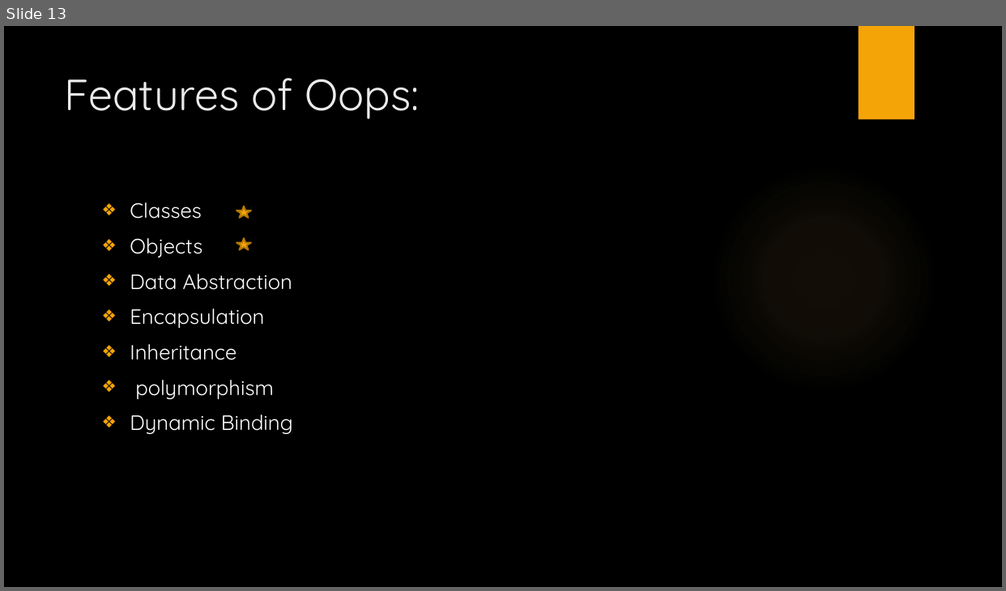
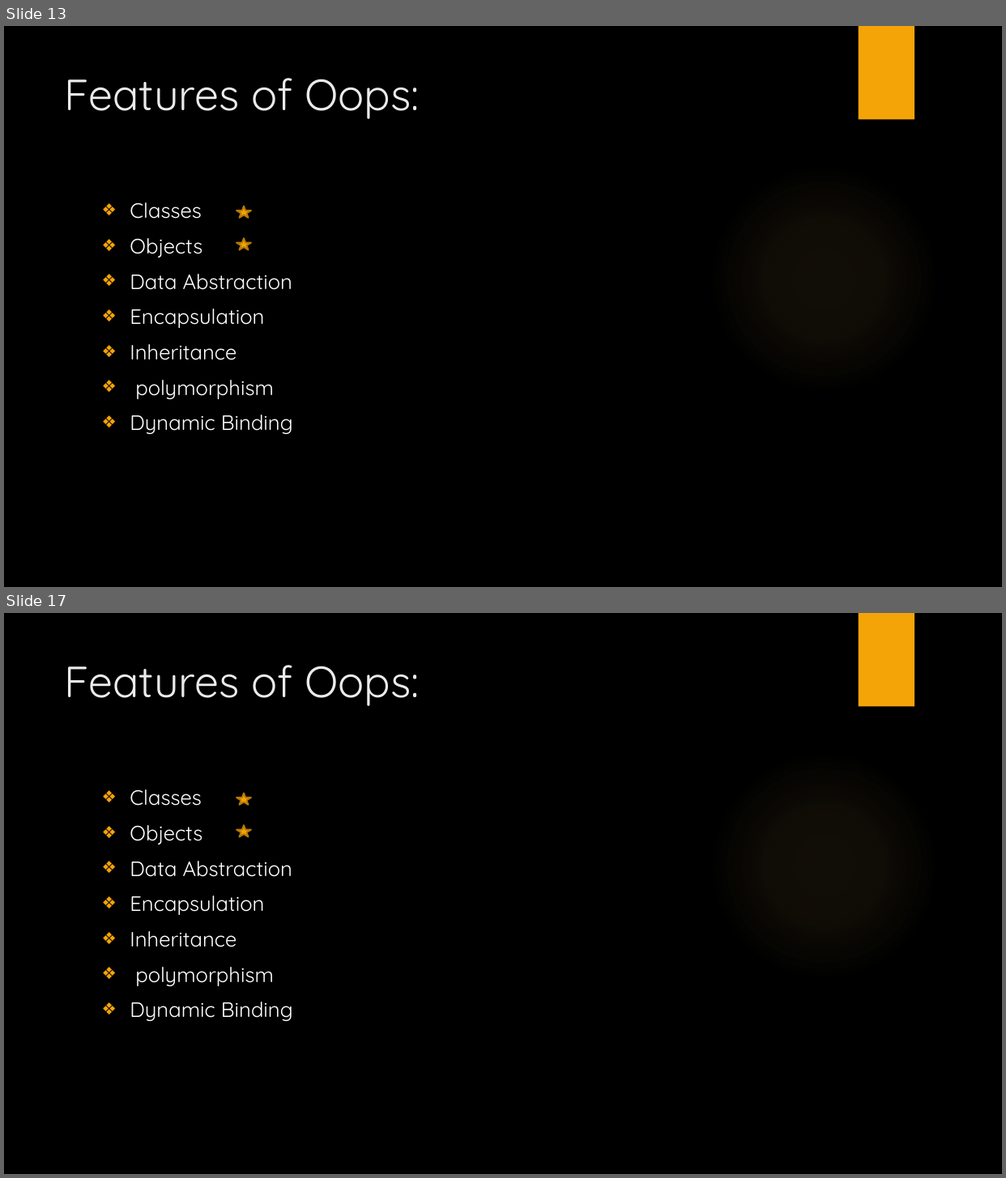
Before and after one commit to SanchitaMishra170676/javaBasics, a slide deck: Webinar.pptx. Shown one above the other, each under a label of ours: slide 13 before the commit, slides 13 and 17 after it; the slides between them are not shown. The pictures are 1006x591 and 1006x1178 pixels, drawn with LibreOffice and Linux fonts; fonts in the diff are those of the drawing; background and template pictures are left out. Boxes give left, top, right and bottom in pixels: in the first picture for what was removed or moved away, otherwise in the second. Text is boxed around its words. In the diff, an @@ line names an element or a change of style, - is before the commit and + after.

```diff
--- a/Webinar.pptx
+++ b/Webinar.pptx
@@ slide 17 added at (4, 613, 1002, 1174), background picture (left out); not listed: 2 template elements that a slide beside it also shows @@
@@ title added at (65, 665, 420, 706), 42 pt, text #EBEBEB @@
+Features of Oops:
@@ text added at (130, 790, 293, 1021), 20 pt, text #FFFFFF @@
+❖ Classes
+❖ Objects
+❖ Data Abstraction
+❖ Encapsulation
+❖ Inheritance
+❖ polymorphism
+❖ Dynamic Binding
@@ star added at (236, 794, 251, 806), fill #F5A408, outline #B57906 1.5 pt @@
@@ star added at (236, 825, 251, 837), fill #F5A408, outline #B57906 1.5 pt @@
```
Also in this commit, not shown: 6 other slides added.
